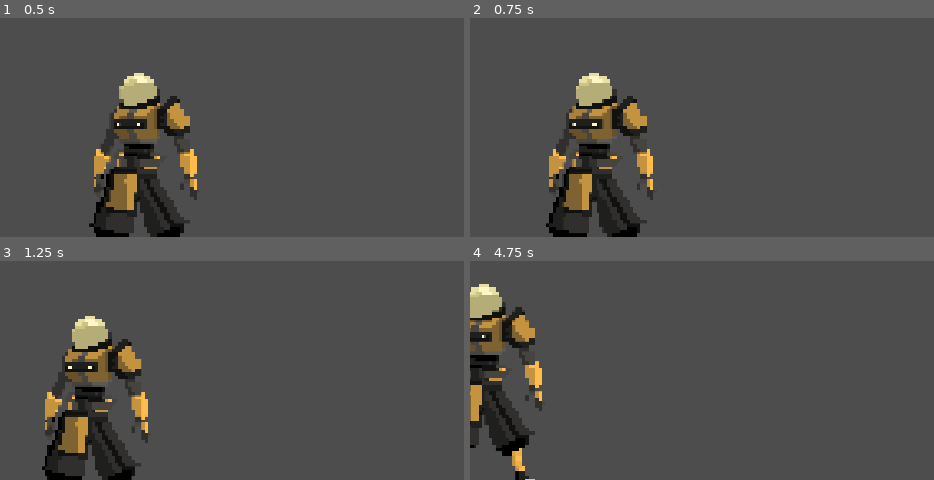
Above: before the commit, frames 1-4 (two rows, left to right).
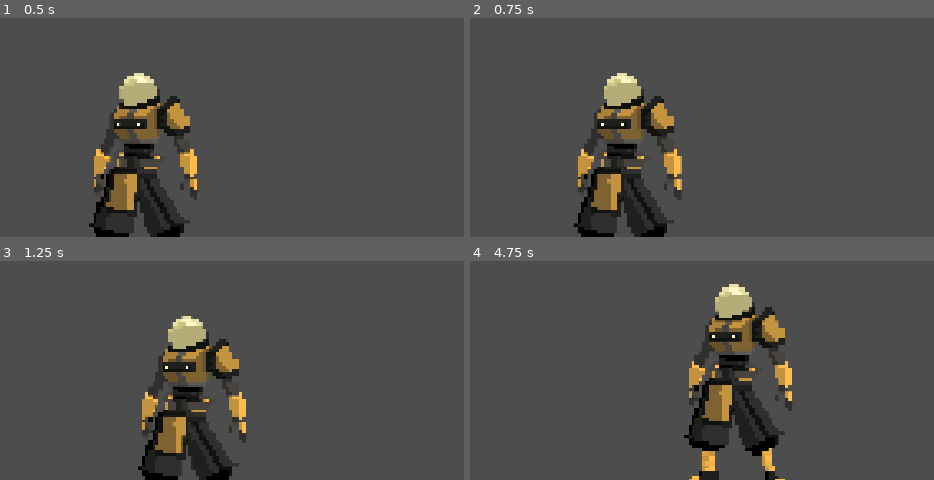
Above: after the commit, the same moments.

Repository: Juan-Carrio/godot-2d-game
Game: Godot game, scene res://player.tscn
Two runs of this game, one before a commit and one after it. Both use one fixed random seed, a clock stepped at 60 frames per second and the inputs below.
Inputs:
- Up to frame 1 (0.5 s): no input
- Up to frame 2 (0.75 s): tap Enter at 0.5 s; hold D from 0.53 s (still down)
- Up to frame 3 (1.25 s): keep holding D
- Up to frame 4 (4.75 s): release D at 1.28 s; hold S 1.28-2.03 s; hold D 2.03-2.78 s; hold W 2.78-3.53 s; hold A from 3.53 s (still down)

Frame 1 is identical in both runs. In frame 2, 13% of the frame differs, in the area x 16-46%, y 25-100%; in frame 3, 19%, in the area x 9-54%, y 25-100%; in frame 4, 18%.

Commit message:
Fix: detener jugador y arreglar direccion del player
Se reinicia velocity.x y velocity.y cuando no hay ninguna dirección presionada.
La dirección de izquierda y derecha esta solucionada

Diff:
--- a/player.gd
+++ b/player.gd
@@ -6,9 +6,12 @@
 	if (Input.is_key_pressed(KEY_W) or Input.is_key_pressed(KEY_UP)):
 		velocity.y = -vel
 	elif(Input.is_key_pressed(KEY_A) or Input.is_key_pressed(KEY_LEFT)):
-		velocity.x = vel
+		velocity.x = -vel
 	elif(Input.is_key_pressed(KEY_S) or Input.is_key_pressed(KEY_DOWN)):
 		velocity.y = vel
 	elif(Input.is_key_pressed(KEY_D) or Input.is_key_pressed(KEY_RIGHT)):
-		velocity.x = -vel
+		velocity.x = vel
+	else:
+		velocity.x = 0
+		velocity.y = 0
 	move_and_slide()
